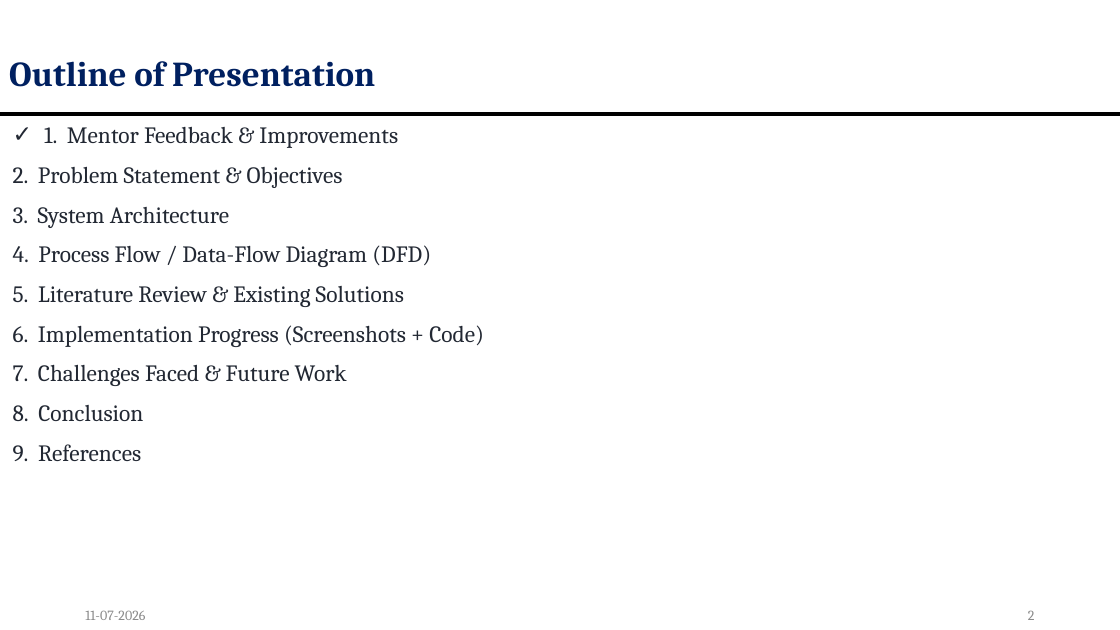
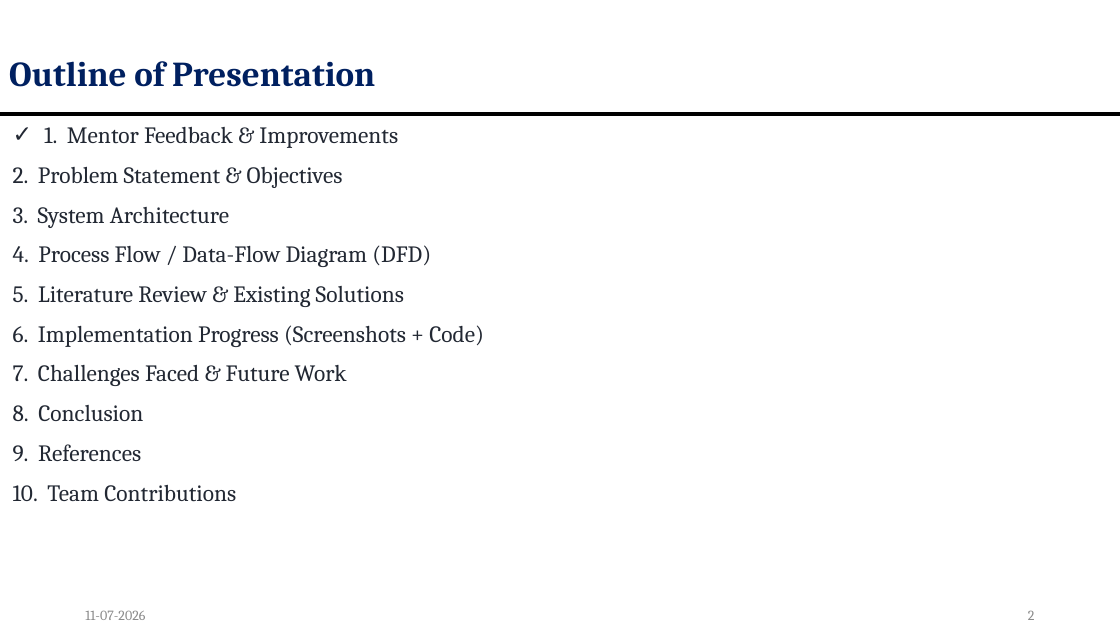
Before and after one commit to OMJOSHI15/indus11, a slide deck: slide 2 of docs/Indus11-Review2.pptx. Drawn at 1120x630 pixels with LibreOffice and Linux fonts; fonts in the diff are those of the drawing. Boxes give left, top, right and bottom in pixels: in the first picture for what was removed or moved away, otherwise in the second. Text is boxed around its words. In the diff, an @@ line names an element or a change of style, - is before the commit and + after.

Commit message:
Add a progress-update slide and a per-member contributions slide to the deck
Two new slides in Indus11-Review2.pptx, 14 -> 16:

"Progress Since the Last Review" (after the accuracy slide) covers what
changed in the specification and the product since the deck was last built —
roman/arabic front-matter numbering, references cited at point of use, tables
that no longer split across a page, 32 FRs consolidated to 28, plus the
dashboard's interactive table, motion and demo mode, and the weekly-report
duplicate-reference check.

"Team Contributions" (after the conclusion) is a three-card layout, one per
member, matching the platform/graph/AI split already documented in
CLAUDE.md and reflected in the actual commits: Joshi Om on the FastAPI
gateway, schema and rule engine; Krish Gajera on the Neo4j graph layer and
dataset generation; Drashti Dedaniya on the RAG pipeline, decision engine
and dashboard.

The speaking script (~/Downloads/Indus11_Presentation_Script.docx) is
regenerated with the two new sections and a contributions-related question
added to the Q&A appendix. The outline slide (2) gains a tenth line for the
new topic.

docs/update_deck_progress.py asserts a 14-slide starting deck so it cannot
silently double-insert if run again; docs/patch_outline.py is a small
one-time follow-up for the outline text.

```diff
--- a/docs/Indus11-Review2.pptx
+++ b/docs/Indus11-Review2.pptx
@@ text at bbox=[13, 485, 236, 502]: paragraph added @@
+10. Team Contributions
```
Also in this commit, not shown: 2 slides added, 2 other files.
